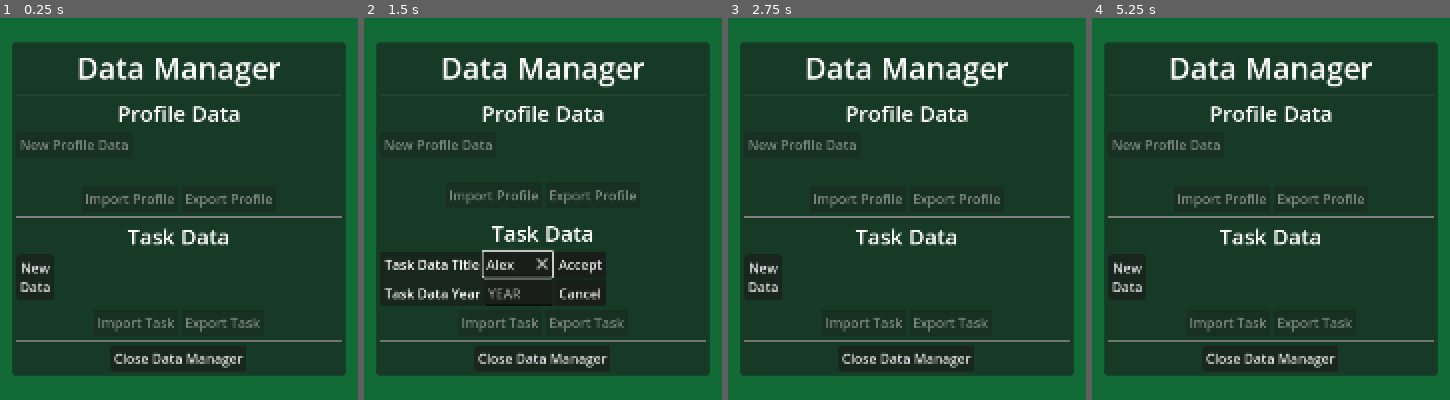
Above: before the commit, frames 1-4 (left to right).
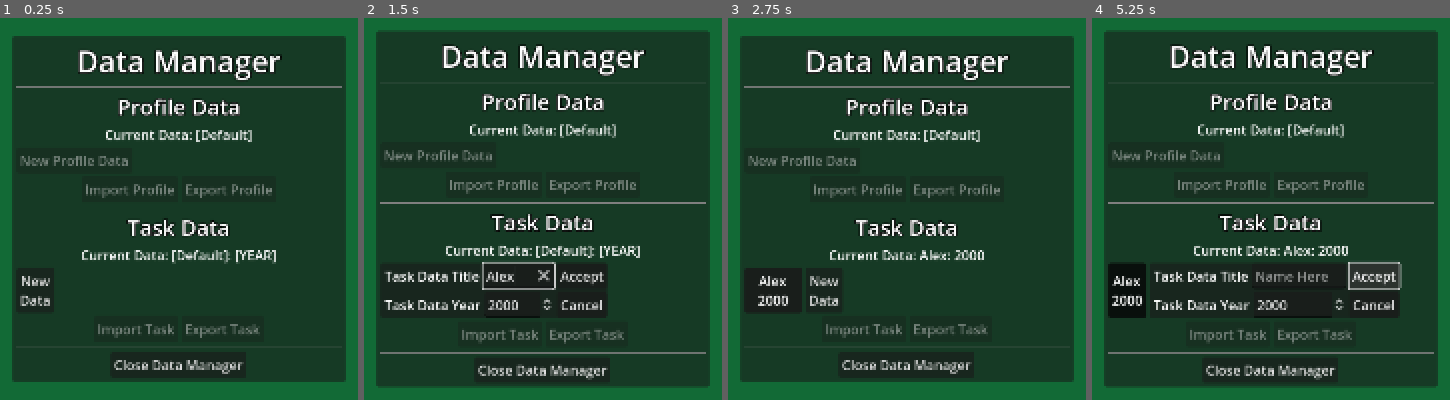
Above: after the commit, the same moments.

Repository: Phoenix-Greenleaf/GG-Household-Helper
Game: Godot game, scene res://scenes/data_manager_screen.tscn
Same seed, same stepped clock (60 frames per second), same inputs: the game is played once before the commit and once after it. This scene is started directly instead of the project's main scene.
Inputs (mouse positions are in pixels of both pictures, inside the frame that each line leads up to):
- Up to frame 1 (0.25 s): no input
- Up to frame 2 (1.5 s): click "New Data" at 0.5 s; click (528, 262) at 1.27 s; type "Alex" at 1.35 s
- Up to frame 3 (2.75 s): click "Accept" at 2 s
- Up to frame 4 (5.25 s): click (1138, 289) at 2.77 s; click (1306, 262) at 3.5 s, where only the run before the commit has a clickable "Accept"; click "New Data" at 4.25 s; click "Accept" at 5 s

The runs differ from the first frame. In frame 1, 15% of the frame differs, in the area x 3-97%, y 4-96%; in frame 2, 23%; in frame 3, 16%; in frame 4, 25%, in the area x 3-97%, y 3-97%.

Commit message:
DataManager improves
The new tasksheet data button is improved and now uses spinbox for year. Manager and Editor now display currently loaded data. Data resource stored in DataGlobal. Much success at last. Save is still mad at me but w/e the buttons and active resources seem to work. Save and the save warning button most likely arriving together.

Diff:
--- a/data/data_global.gd
+++ b/data/data_global.gd
@@ -59,3 +59,6 @@
 
 var current_checkbox_state: int = Checkbox.COMPLETED
 var current_checkbox_profile: Array = user_profiles[1]
+
+var current_profile_data #waiting on that data/type
+var current_tasksheet_data : TaskSpreadsheetData
--- a/data/signal_bus.gd
+++ b/data/signal_bus.gd
@@ -1,3 +1,4 @@
 extends Node
 
 signal data_manager_close
+signal _on_current_tasksheet_data_changed
--- a/gui/data_manager/data_manager.gd
+++ b/gui/data_manager/data_manager.gd
@@ -4,10 +4,12 @@
 @onready var close_manager_button: Button = %CloseManager
 @onready var import_task_file_dialog: FileDialog = $ImportTaskFileDialog
 @onready var task_data_title_line_edit: LineEdit = %TaskDataTitleLineEdit
-@onready var task_data_year_line_edit: LineEdit = %TaskDataYearLineEdit
+@onready var task_data_year_spinbox: SpinBox = %TaskDataYearSpinbox
 @onready var new_task_panel: PanelContainer = %NewTaskPanel
 @onready var new_task_button: Button = %NewTaskButton
 @onready var task_grid: GridContainer = %TaskGrid
+@onready var current_tasksheet_label: Label = %CurrentTasksheetLabel
+
 
 var task_save_button_group = preload("res://gui/data_manager/task_save_button_group.tres")
 var task_save_button = preload("res://gui/data_manager/task_save_button.tscn")
@@ -19,40 +21,29 @@
 var task_button_count: int = 0
 
 
-
-var name_column: int = 0
-var section_column: int = 1
-var group_column: int = 2
-var user_column: int = 4
-var time_of_day_column: int
-var priority_column: int
-var location_column: int
-var time_unit_column: int
-var units_per_cycle_column: int
-var units_added_when_skipped_column: int
-var last_completed_column: int
-var year_column: int
-
-
-
-#var csv_conversion: Array = []
-
 func _ready() -> void:
-	close_manager_button.pressed.connect(emit_exit_signal)
+	connect_signal_bus()
 	import_task_file_dialog.visible = false
 	new_task_panel.visible = false
+
+func connect_signal_bus() -> void:
+	close_manager_button.pressed.connect(emit_exit_signal)
+	SignalBus._on_current_tasksheet_data_changed.connect(update_current_tasksheet_label)
 
 
 func emit_exit_signal() -> void:
 	SignalBus.emit_signal("data_manager_close")
 	prints("data manager close Emitted")
 
+func update_current_tasksheet_label() -> void:
+	var intro_text = "Current Data: "
+	var title = DataGlobal.current_tasksheet_data.spreadsheet_title
+	var year = DataGlobal.current_tasksheet_data.spreadsheet_year
+	var new_label = intro_text + title + ": " + str(year)
+	current_tasksheet_label.text = new_label
 
-func _task(save_path):
-	pass
-
-
-
+#func _task(save_path):
+#	pass
 #	var task_data = TaskData.new()
 #	spreadsheet_data.spreadsheet_data.append()
 #
@@ -74,7 +65,11 @@
 	new_task_button.visible = true
 	new_task_panel.visible = false
 
-
+func task_field_reset() -> void:
+#	var spin_line_edit = task_data_year_spinbox.get_line_edit()
+#	spin_line_edit.text = 2000
+	task_data_year_spinbox.value = 2000
+	task_data_title_line_edit.clear()
 
 
 
@@ -97,19 +92,25 @@
 
 
 func _on_task_accept_button_pressed() -> void:
-	if not task_data_year_line_edit.text or not task_data_title_line_edit.text:
-		printerr("Task needs title and year, not accepted")
-		show_new_task_button()
+	if not task_data_title_line_edit.text:
+		printerr("Task needs title, not accepted")
+#		show_new_task_button()
 		return
-	var tasksheet_year: String = task_data_year_line_edit.text
+	create_spreadsheet_data_and_save()
+	task_field_reset()
+	show_new_task_button()
+
+
+func create_spreadsheet_data_and_save() -> void:
+	var tasksheet_year: int = task_data_year_spinbox.value
 	var tasksheet_name: String = task_data_title_line_edit.text
-	var tasksheet_data := TaskSpreadsheetData.new(tasksheet_year as int, tasksheet_name)
-	var filepath: String = tasksheet_folder + tasksheet_name + tasksheet_year + ".res"
+	var tasksheet_data := TaskSpreadsheetData.new(tasksheet_year, tasksheet_name)
+	var tasksheet_save_name = tasksheet_name + "_" + str(tasksheet_year)
+	var filepath: String = tasksheet_folder + tasksheet_save_name + ".res"
 	var save_error = ResourceSaver.save(tasksheet_data, filepath)
 	if save_error != OK:
 		printerr("Failed to save resource: ", save_error)
 	create_task_save_button(tasksheet_data)
-	show_new_task_button()
 
 
 func create_task_save_button(target_resource: TaskSpreadsheetData) -> void:
@@ -117,18 +118,29 @@
 	task_grid.add_child(new_task_save_button)
 	task_grid.move_child(new_task_save_button, task_button_count)
 	new_task_save_button.saved_resource = target_resource
-	new_task_save_button.update_button() #this failed and I don't understand why
-#	var task_title_label: Label = new_task_save_button.task_set_name_label
-#	var task_year_label: Label = new_task_save_button.task_set_year_label
-#	task_title_label.text = new_task_save_button.saved_resource.spreadsheet_title
-#	task_year_label.text = new_task_save_button.saved_resource.spreadsheet_year as String
-#	task_title_label.text = "testing"
-#	task_year_label.text = "1888"
-
+	new_task_save_button.update_button()
 	task_button_count += 1
 	var actual_task_button: Button = new_task_save_button.get_node("FunctionalButton")
 	actual_task_button.toggled.connect(_on_task_save_button_pressed.bind(target_resource))
 	actual_task_button.set_button_group(task_save_button_group)
+	prints("Created button for", target_resource.get_class(), target_resource)
+	send_tasksheet_to_global(target_resource)
 
-func _on_task_save_button_pressed(tasksheet: TaskSpreadsheetData):
-	pass
+
+
+func _on_task_save_button_pressed(button_pressed: bool, tasksheet: TaskSpreadsheetData):
+	if not button_pressed:
+		return
+	if tasksheet == DataGlobal.current_tasksheet_data:
+		prints("Tasksheet data already loaded, skipping.")
+		return
+	send_tasksheet_to_global(tasksheet)
+
+
+
+func send_tasksheet_to_global(tasksheet_to_send) -> void:
+	prints("Button Tasksheet:", tasksheet_to_send)
+	DataGlobal.current_tasksheet_data = tasksheet_to_send
+	SignalBus.emit_signal("_on_current_tasksheet_data_changed")
+	var global_test : bool = DataGlobal.current_tasksheet_data == tasksheet_to_send
+	prints("Global Test:", global_test)
--- a/gui/data_manager/data_manager.tscn
+++ b/gui/data_manager/data_manager.tscn
@@ -31,6 +31,8 @@
 
 [node name="DataManagerTitle" type="Label" parent="MainMargin/DataManagerVBox"]
 layout_mode = 2
+theme_override_colors/font_outline_color = Color(0, 0, 0, 1)
+theme_override_constants/outline_size = 5
 theme_override_font_sizes/font_size = 36
 text = "Data Manager"
 horizontal_alignment = 1
@@ -40,10 +42,18 @@
 
 [node name="ProfileLabel" type="Label" parent="MainMargin/DataManagerVBox"]
 layout_mode = 2
+theme_override_colors/font_outline_color = Color(0, 0, 0, 1)
+theme_override_constants/outline_size = 5
 theme_override_font_sizes/font_size = 26
 text = "Profile Data"
 horizontal_alignment = 1
 
+[node name="CurrentProfileLabel" type="Label" parent="MainMargin/DataManagerVBox"]
+layout_mode = 2
+text = "Current Data: [Default]"
+horizontal_alignment = 1
+vertical_alignment = 1
+
 [node name="ProfileGrid" type="GridContainer" parent="MainMargin/DataManagerVBox"]
 layout_mode = 2
 size_flags_horizontal = 3
@@ -74,9 +84,18 @@
 
 [node name="TaskLabel" type="Label" parent="MainMargin/DataManagerVBox"]
 layout_mode = 2
+theme_override_colors/font_outline_color = Color(0, 0, 0, 1)
+theme_override_constants/outline_size = 5
 theme_override_font_sizes/font_size = 26
 text = "Task Data"
 horizontal_alignment = 1
+
+[node name="CurrentTasksheetLabel" type="Label" parent="MainMargin/DataManagerVBox"]
+unique_name_in_owner = true
+layout_mode = 2
+text = "Current Data: [Default]: [YEAR]"
+horizontal_alignment = 1
+vertical_alignment = 1
 
 [node name="TaskGrid" type="GridContainer" parent="MainMargin/DataManagerVBox"]
 unique_name_in_owner = true
@@ -130,11 +149,14 @@
 layout_mode = 2
 text = "Task Data Year"
 
-[node name="TaskDataYearLineEdit" type="LineEdit" parent="MainMargin/DataManagerVBox/TaskGrid/NewTaskPanel/Margin/VBox/HBoxContainer2"]
-unique_name_in_owner = true
-layout_mode = 2
-size_flags_horizontal = 3
-placeholder_text = "YEAR"
+[node name="TaskDataYearSpinbox" type="SpinBox" parent="MainMargin/DataManagerVBox/TaskGrid/NewTaskPanel/Margin/VBox/HBoxContainer2"]
+unique_name_in_owner = true
+layout_mode = 2
+size_flags_horizontal = 3
+min_value = 1000.0
+max_value = 3000.0
+value = 2000.0
+allow_greater = true
 
 [node name="TaskCancelButton" type="Button" parent="MainMargin/DataManagerVBox/TaskGrid/NewTaskPanel/Margin/VBox/HBoxContainer2"]
 layout_mode = 2
--- a/gui/data_manager/task_save_button.tscn
+++ b/gui/data_manager/task_save_button.tscn
@@ -8,14 +8,14 @@
 anchor_top = 0.5
 anchor_right = 0.5
 anchor_bottom = 0.5
-offset_left = -86.0
-offset_top = -39.0
-offset_right = 86.0
-offset_bottom = 39.0
+offset_left = -61.5
+offset_top = -26.0
+offset_right = 61.5
+offset_bottom = 26.0
 grow_horizontal = 2
 grow_vertical = 2
-size_flags_horizontal = 4
-size_flags_vertical = 4
+size_flags_horizontal = 3
+size_flags_vertical = 3
 mouse_filter = 2
 script = ExtResource("1_4tmnx")
 
@@ -25,22 +25,23 @@
 
 [node name="MarginContainer" type="MarginContainer" parent="."]
 layout_mode = 2
+size_flags_horizontal = 4
+size_flags_vertical = 4
 mouse_filter = 2
-theme_override_constants/margin_left = 10
-theme_override_constants/margin_top = 10
-theme_override_constants/margin_right = 10
-theme_override_constants/margin_bottom = 10
+theme_override_constants/margin_left = 4
+theme_override_constants/margin_top = 0
+theme_override_constants/margin_right = 4
 
 [node name="VBox" type="VBoxContainer" parent="MarginContainer"]
 layout_mode = 2
 size_flags_horizontal = 4
 size_flags_vertical = 4
 mouse_filter = 2
+theme_override_constants/separation = 0
 
 [node name="TaskSetNameLabel" type="Label" parent="MarginContainer/VBox"]
 layout_mode = 2
 size_flags_horizontal = 4
-theme_override_font_sizes/font_size = 24
 text = "Task Set Name"
 horizontal_alignment = 1
 vertical_alignment = 1
@@ -48,7 +49,6 @@
 [node name="TaskSetYearLabel" type="Label" parent="MarginContainer/VBox"]
 layout_mode = 2
 size_flags_horizontal = 4
-theme_override_font_sizes/font_size = 24
 text = "[YEAR]"
 horizontal_alignment = 1
 vertical_alignment = 1
--- a/gui/task_spreadsheet/task_spreadsheet_data.gd
+++ b/gui/task_spreadsheet/task_spreadsheet_data.gd
@@ -13,7 +13,7 @@
 	) -> void:
 	spreadsheet_year = spreadsheet_year_parameter
 	spreadsheet_title = spreadsheet_title_parameter
-	prints("Spreadsheet initialized:", spreadsheet_year, spreadsheet_title)
+	prints("Spreadsheet initialized:", spreadsheet_title, spreadsheet_year)
 
 
 func initialization_test():
--- a/scenes/editor.gd
+++ b/scenes/editor.gd
@@ -3,6 +3,7 @@
 @onready var menu_button:= $MainMargin/MainHBox/SideMenuVBox/MenuButton as MenuButton
 @onready var current_date_label:= $MainMargin/MainHBox/NonSideVBox/TopMenuHBox/CurrentDateLabel as Label
 @onready var data_manager_center: CenterContainer = $DataManagerCenter
+@onready var current_save_label: Label = %CurrentSaveLabel
 
 
 var Weekday : Array = ["Sunday", "Monday", "Tuesday", "Wednesday", "Thursday", "Friday", "Saturday"]
@@ -13,6 +14,7 @@
 func _ready() -> void:
 	connect_menu_button_popup()
 	connect_data_manager()
+	connect_other_signal_bus()
 	set_current_date_label()
 	print_ready()
 
@@ -37,6 +39,10 @@
 	var popup:= menu_button.get_popup()
 	popup.connect("id_pressed", menu_button_actions)
 
+func connect_other_signal_bus() -> void:
+	SignalBus._on_current_tasksheet_data_changed.connect(update_current_tasksheet_label)
+
+
 func print_ready() -> void:
 	print("========= Editor Scene Ready! =========")
 
@@ -55,3 +61,10 @@
 
 func close_data_manager_popup() -> void:
 	data_manager_center.visible = false
+
+
+func update_current_tasksheet_label() -> void:
+	var title = DataGlobal.current_tasksheet_data.spreadsheet_title
+	var year = DataGlobal.current_tasksheet_data.spreadsheet_year
+	var new_label = title + ": " + str(year)
+	current_save_label.text = new_label
--- a/scenes/editor.tscn
+++ b/scenes/editor.tscn
@@ -189,6 +189,11 @@
 size_flags_horizontal = 3
 size_flags_vertical = 0
 
+[node name="CurrentSaveLabel" type="Label" parent="MainMargin/MainHBox/NonSideVBox/TopMenuHBox"]
+unique_name_in_owner = true
+layout_mode = 2
+text = "Current File: YEAR"
+
 [node name="SaveWarningButton" type="Button" parent="MainMargin/MainHBox/NonSideVBox/TopMenuHBox"]
 layout_mode = 2
 disabled = true
